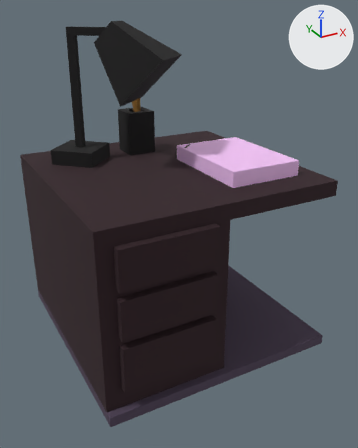
The COLLADA model meshes/building-tiles/officeDesk2.dae, before and after one commit.
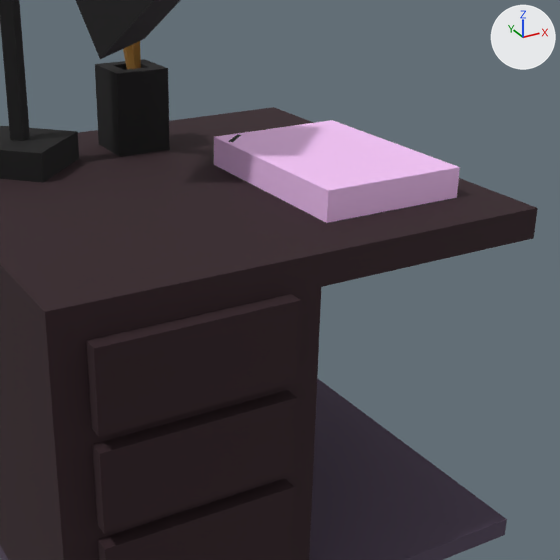
Each version appears first whole from a camera (50 mm lens) standing at (-0.00927, -0.01782, 0.01372) and looking at (0.00011, -0.00076, 0.00519), and next in a close-up on the part from 20% to 97% of the width and 17% to 79% of the height. The lights are fixed; the arrows at upper right show +X, +Y and +Z. Vertices at the same position are counted once.

In view in the first close-up: 'officeDesk2_MSH'.
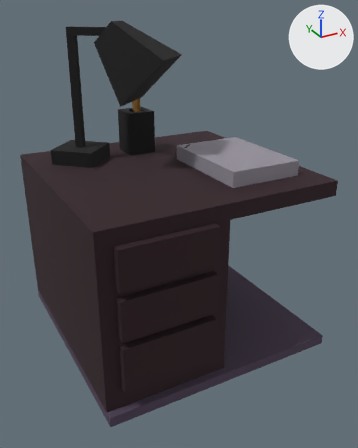
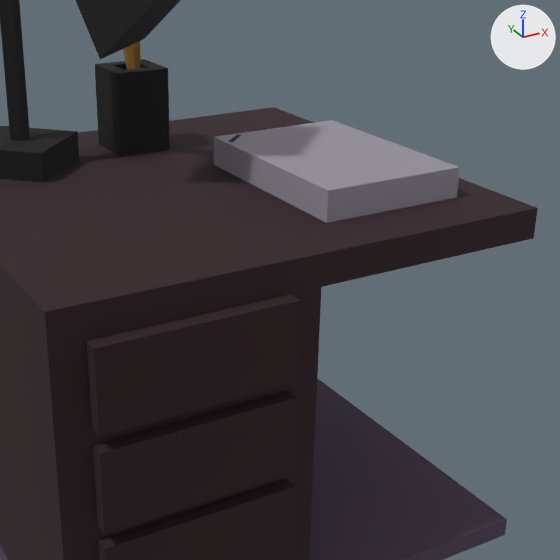
What differs and where, as boxes (x1, y1, x2, y2) in the close-ups (560 x 560 px):
part 1 of me_officedesk2_mshmesh, recoloured (pink to grey)
    both: (214, 120, 460, 223)

Edits to the bpy script that builds the scene:
```text
Change me_officedesk2_mshmesh:
    where me_officedesk2_mshmesh.from_pydata(...)  # 296 vertices, 572 faces; spans x -0.005..0.005, y -0.005..0.005, z 0.0..0.0132
    used by ob_officedesk2_msh; location = (0.0, 0.0, 0.0)
    me_officedesk2_mshmesh part 1: 24 faces centred in x 0.00094..0.00406, y -0.00344..0.00094, z 0.00771..0.00812 are repainted in the vertex colours; the middle colour goes from pink #f8c7fa to grey #98929d
```
